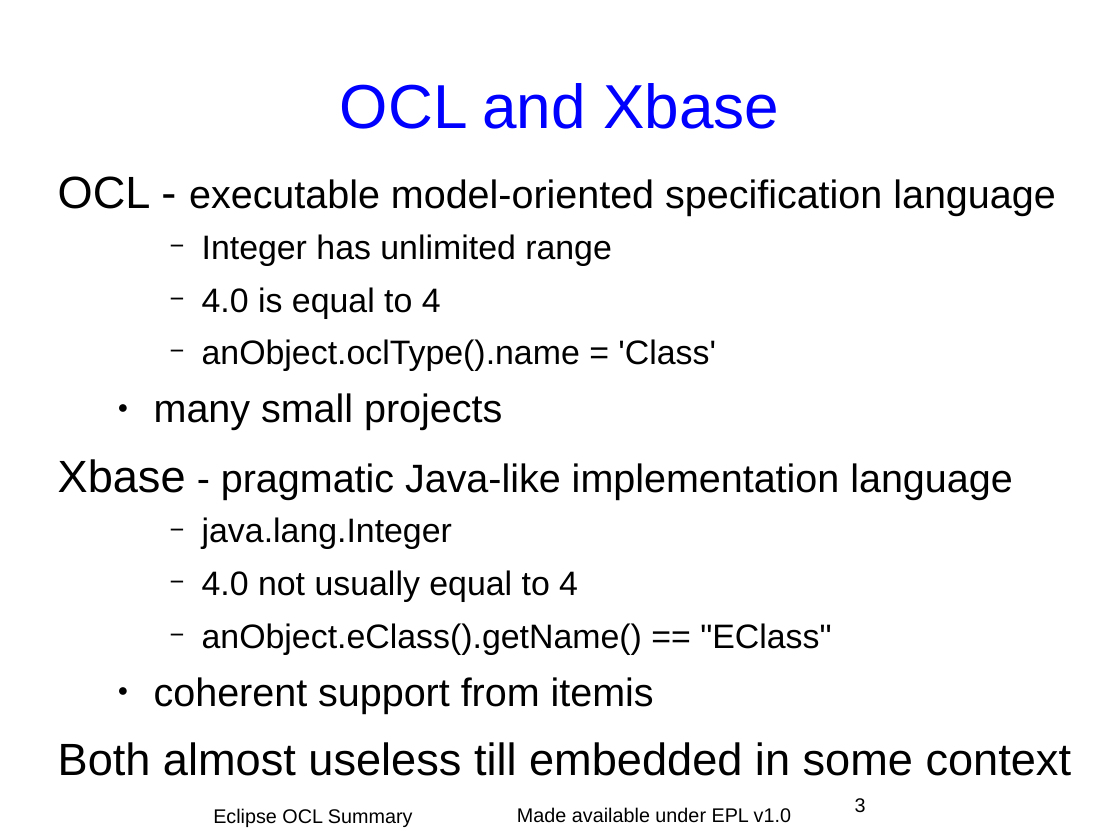
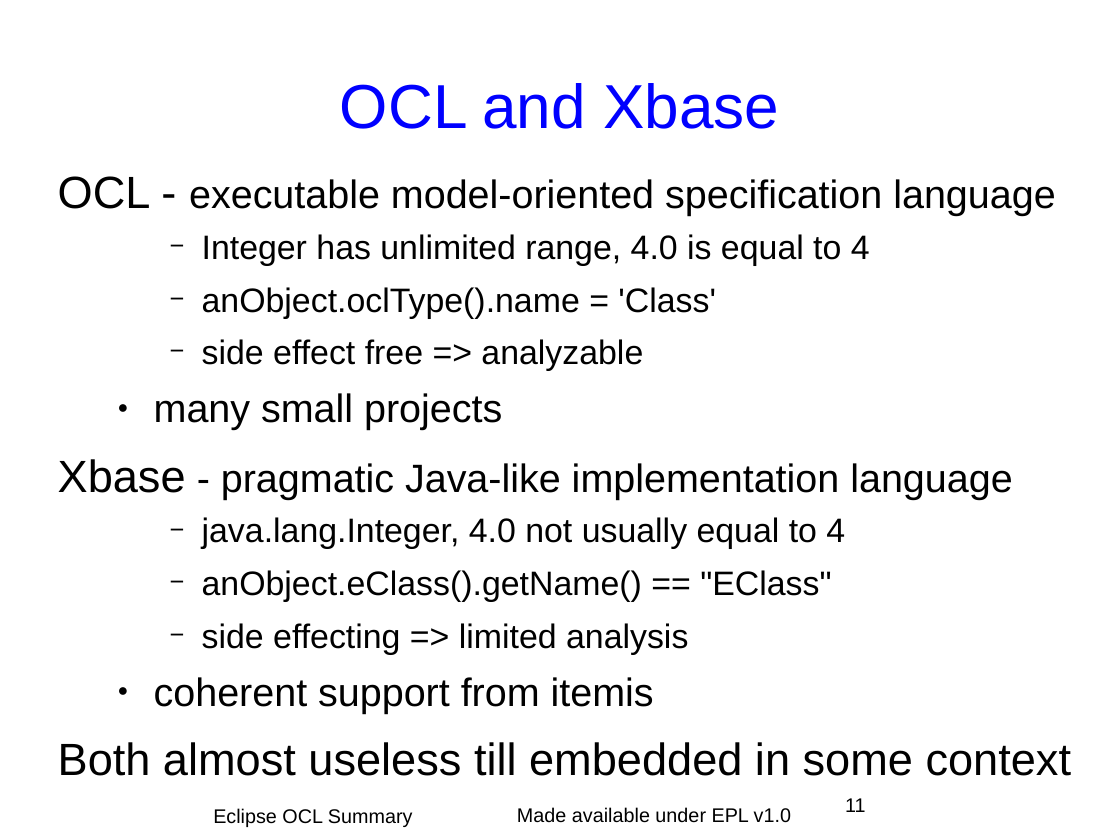
Before and after one commit to eclipse-ocl/ocl-website, a slide deck: slide 11 of ocl/docs/publications/ECE2011BoF/EclipseOCLSummary.odp (slide 3 before the commit). Drawn at 1120x840 pixels with LibreOffice and Linux fonts; fonts in the diff are those of the drawing; background and template pictures are left out. Boxes give left, top, right and bottom in pixels: in the first picture for what was removed or moved away, otherwise in the second. Text is boxed around its words. In the diff, an @@ line names an element or a change of style, - is before the commit and + after.

```diff
--- a/ocl/docs/publications/ECE2011BoF/EclipseOCLSummary.odp
+++ b/ocl/docs/publications/ECE2011BoF/EclipseOCLSummary.odp
@@ text at box(202, 234, 870, 266): text changed @@
-    − Integer has unlimited range
-    − 4.0 is equal to 4
+    − Integer has unlimited range, 4.0 is equal to 4
@@ text at box(202, 339, 643, 371): paragraph added @@
+    − side effect free => analyzable
@@ text at box(202, 517, 845, 549): text changed @@
-    − java.lang.Integer
-    − 4.0 not usually equal to 4
+    − java.lang.Integer, 4.0 not usually equal to 4
@@ text at box(202, 623, 688, 655): paragraph added @@
+    − side effecting => limited analysis
@@ page number at box(845, 798, 866, 812): text changed @@
-3
+11
```
Also in this commit, not shown: 1 other slide changed, 6 slides added.
